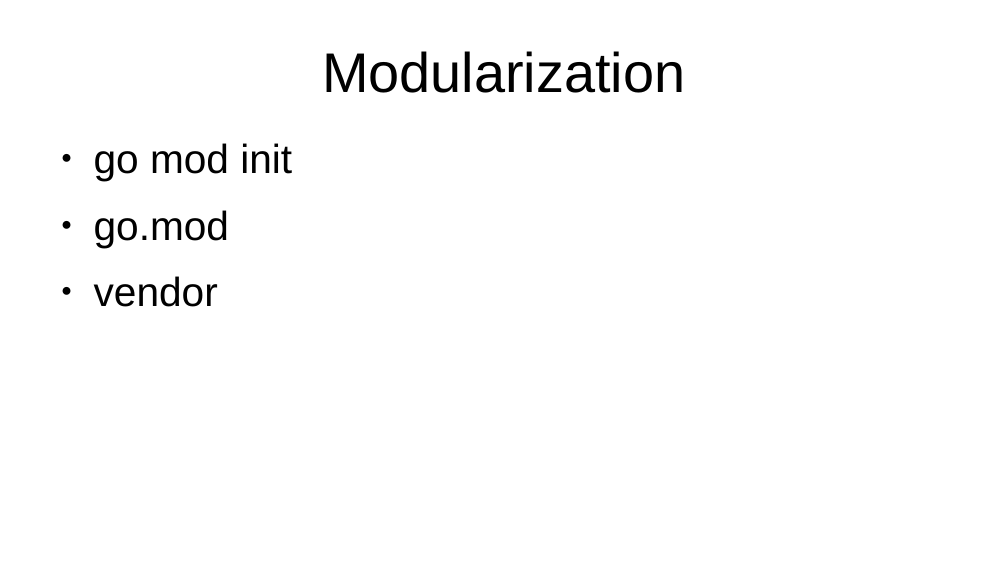
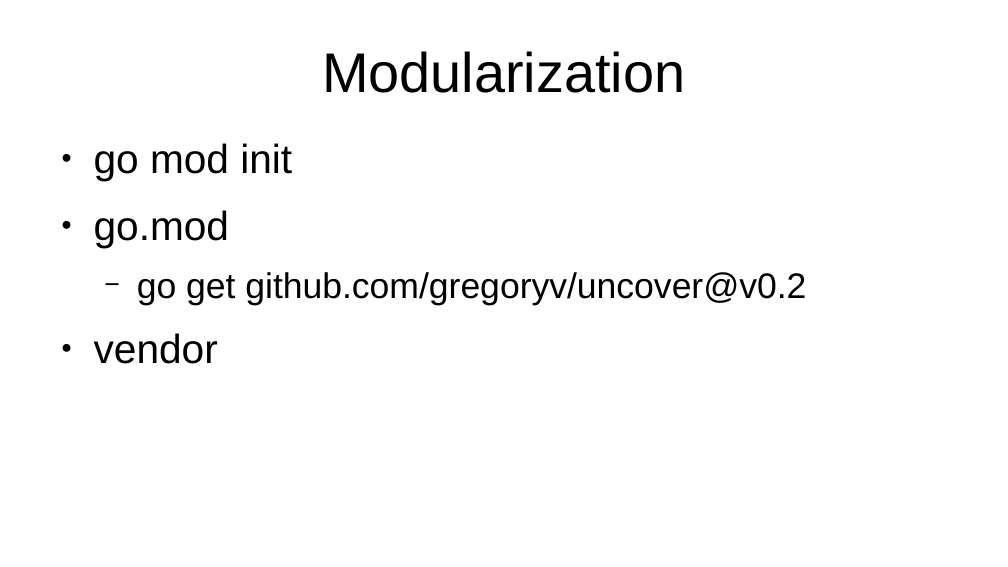
Before and after one commit to axis-go-course/spiderman, a slide deck: slide 10 of presentation.odp (slide 12 before the commit). Drawn at 1008x567 pixels with LibreOffice and Linux fonts; fonts in the diff are those of the drawing. Boxes give left, top, right and bottom in pixels: in the first picture for what was removed or moved away, otherwise in the second. Text is boxed around its words. In the diff, an @@ line names an element or a change of style, - is before the commit and + after.

```diff
--- a/presentation.odp
+++ b/presentation.odp
@@ text at box(137, 272, 806, 305): paragraph added @@
+  − go get github.com/gregoryv/uncover@v0.2
```
Also in this commit, not shown: 3 other slides changed, 2 slides removed.
